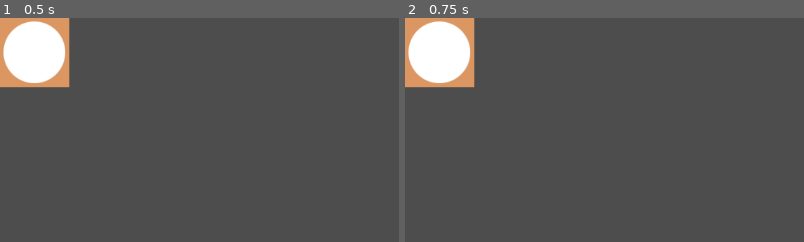
Above: before the commit, frames 1-2 (left to right).
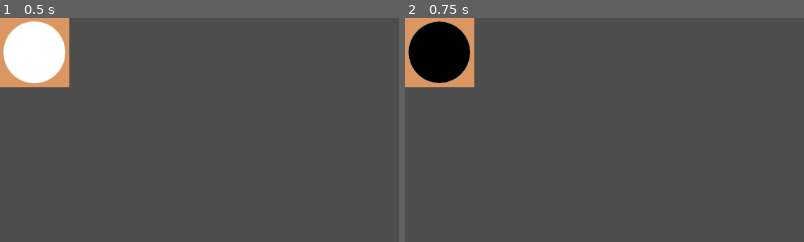
Above: after the commit, the same moments.

Repository: tachibana-marine/try3b1bgame
Game: Godot game, scene res://cell.tscn
Two runs of this game, one before a commit and one after it. Both use one fixed random seed, a clock stepped at 60 frames per second and the inputs below. The project has no main scene, so this scene is started directly.
Inputs (mouse positions are % of the whole screen's width and height, from its top left):
- Up to frame 1 (0.5 s): no input
- Up to frame 2 (0.75 s): tap Enter at 0.5 s; move the mouse to (4, 8) at 0.52 s; click (4, 8) at 0.67 s
The pictures show only the part of the screen within x 0-50%, y 0-50%; the shares and areas given below are measured in that part.

Frame 1 is identical in both runs. In frame 2, 3.4% of the frame differs, in the area x 0-17%, y 1-30%.

Commit message:
make cells flippable

Diff:
--- a/cell.gd
+++ b/cell.gd
@@ -29,11 +29,7 @@
 func flip() -> void:
 	set_is_head(!is_head)
 
-
 func _on_area_2d_input_event(viewport: Node, event: InputEvent, shape_idx: int) -> void:
-	print("event")
 	if event is InputEventMouseButton:
 		if event.button_index == MOUSE_BUTTON_LEFT and event.pressed:
-			print("Left button was clicked at ", event.position)
-		if event.button_index == MOUSE_BUTTON_WHEEL_UP and event.pressed:
-			print("Wheel up")
+			flip()
--- a/cell.tscn
+++ b/cell.tscn
@@ -3,8 +3,8 @@
 [ext_resource type="Script" path="res://cell.gd" id="1_lpl6i"]
 [ext_resource type="Texture2D" uid="uid://c6dmeq8kf480y" path="res://asset/tail.png" id="1_tsfhn"]
 
-[sub_resource type="RectangleShape2D" id="RectangleShape2D_bxb1j"]
-size = Vector2(100, 99)
+[sub_resource type="RectangleShape2D" id="RectangleShape2D_gqcou"]
+size = Vector2(98, 100)
 
 [node name="Node2D" type="Node2D"]
 script = ExtResource("1_lpl6i")
@@ -12,6 +12,7 @@
 [node name="ColorRect" type="ColorRect" parent="."]
 offset_right = 100.0
 offset_bottom = 100.0
+mouse_filter = 2
 color = Color(0.858824, 0.588235, 0.380392, 1)
 
 [node name="Sprite2D" type="Sprite2D" parent="."]
@@ -22,7 +23,7 @@
 [node name="Area2D" type="Area2D" parent="."]
 
 [node name="CollisionShape2D" type="CollisionShape2D" parent="Area2D"]
-position = Vector2(50, 49.5)
-shape = SubResource("RectangleShape2D_bxb1j")
+position = Vector2(50, 49)
+shape = SubResource("RectangleShape2D_gqcou")
 
 [connection signal="input_event" from="Area2D" to="." method="_on_area_2d_input_event"]
